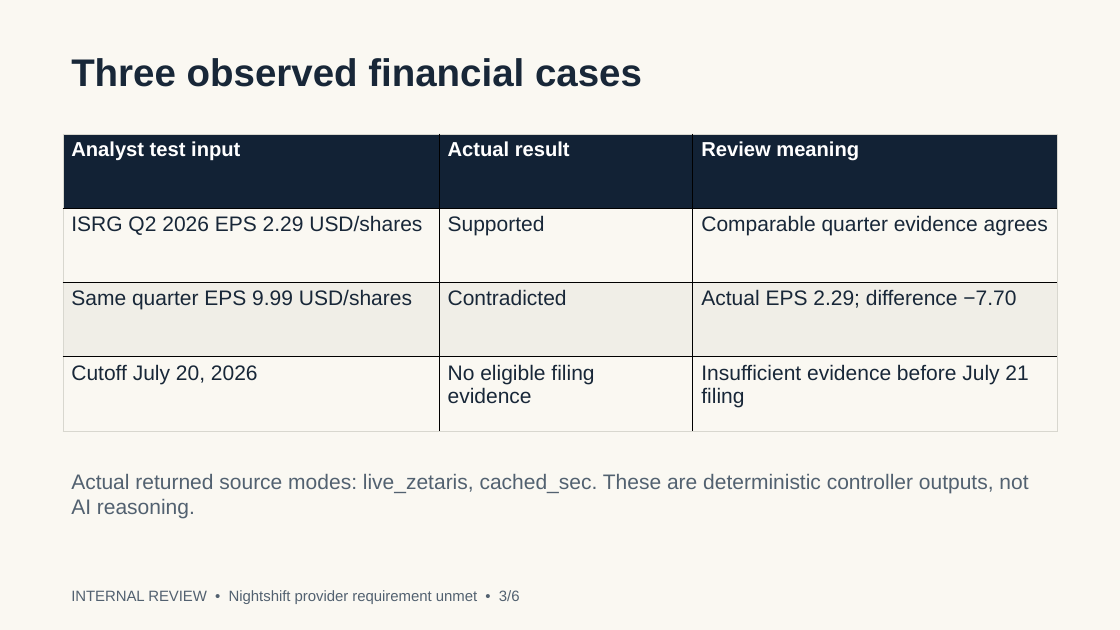
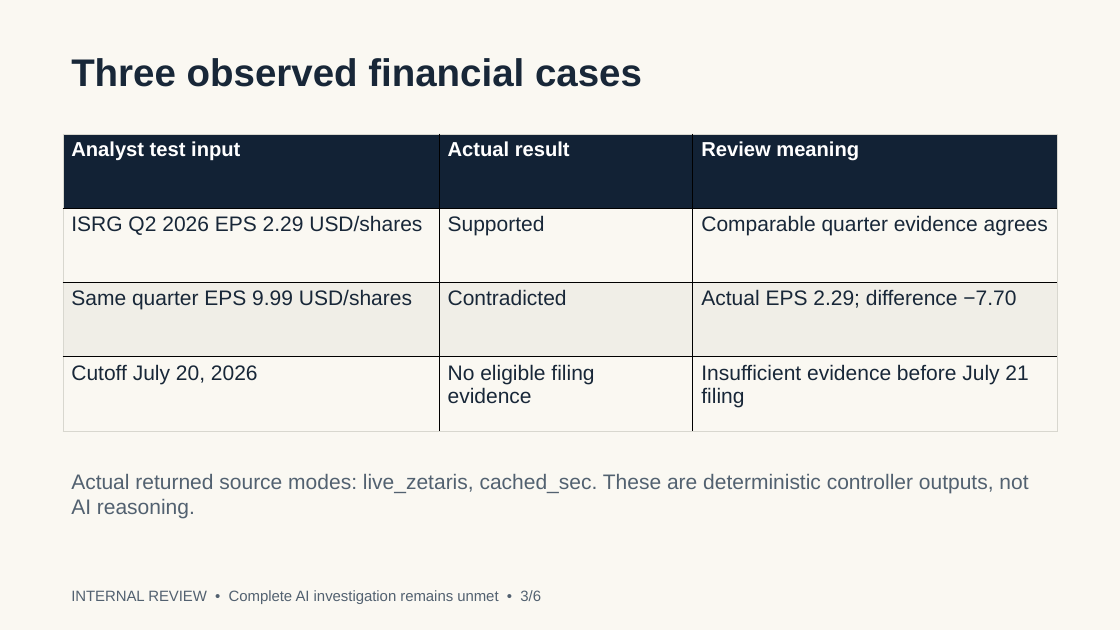
Before and after one commit to stevensamari29-byte/ClaimTrace, a slide deck: slide 3 of submission/claimtrace-slides.pptx. Drawn at 1120x630 pixels with LibreOffice and Linux fonts; fonts in the diff are those of the drawing. Boxes give left, top, right and bottom in pixels: in the first picture for what was removed or moved away, otherwise in the second. Text is boxed around its words. In the diff, an @@ line names an element or a change of style, - is before the commit and + after.

Commit message:
Verify Nightshift cloud inference and finalize disclosed submission assets

```diff
--- a/submission/claimtrace-slides.pptx
+++ b/submission/claimtrace-slides.pptx
@@ text at <box>71,590,541,604</box>: text changed @@
-INTERNAL REVIEW • Nightshift provider requirement unmet • 3/6
+INTERNAL REVIEW • Complete AI investigation remains unmet • 3/6
```
Also in this commit, not shown: 5 other slides changed, 21 other files.
